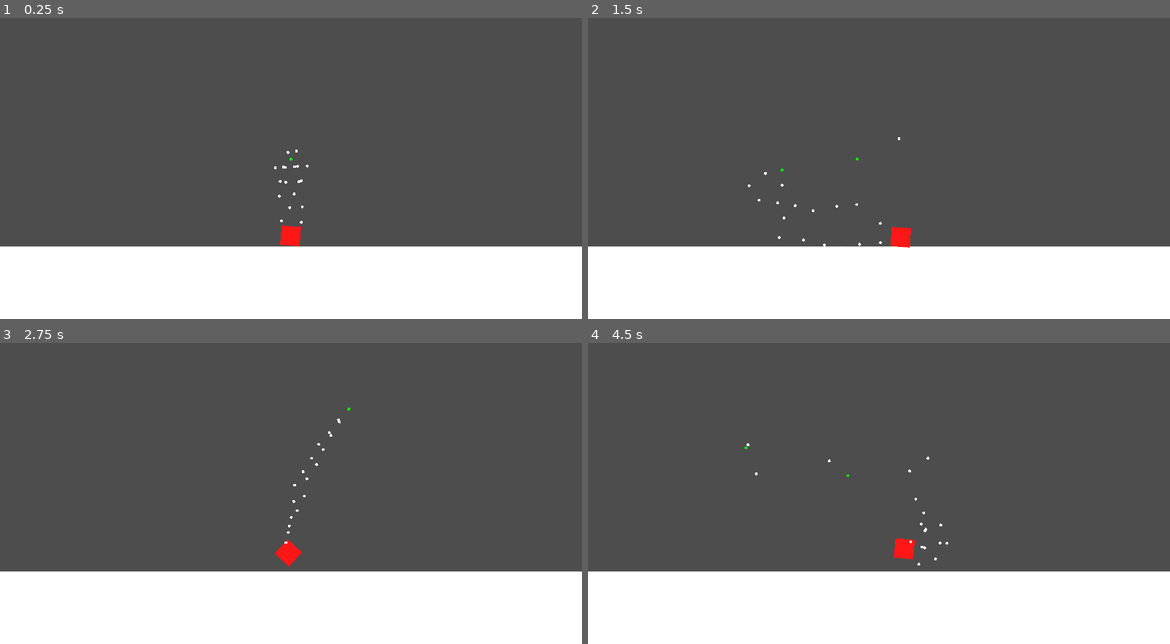
Above: before the commit, frames 1-4 (two rows, left to right).
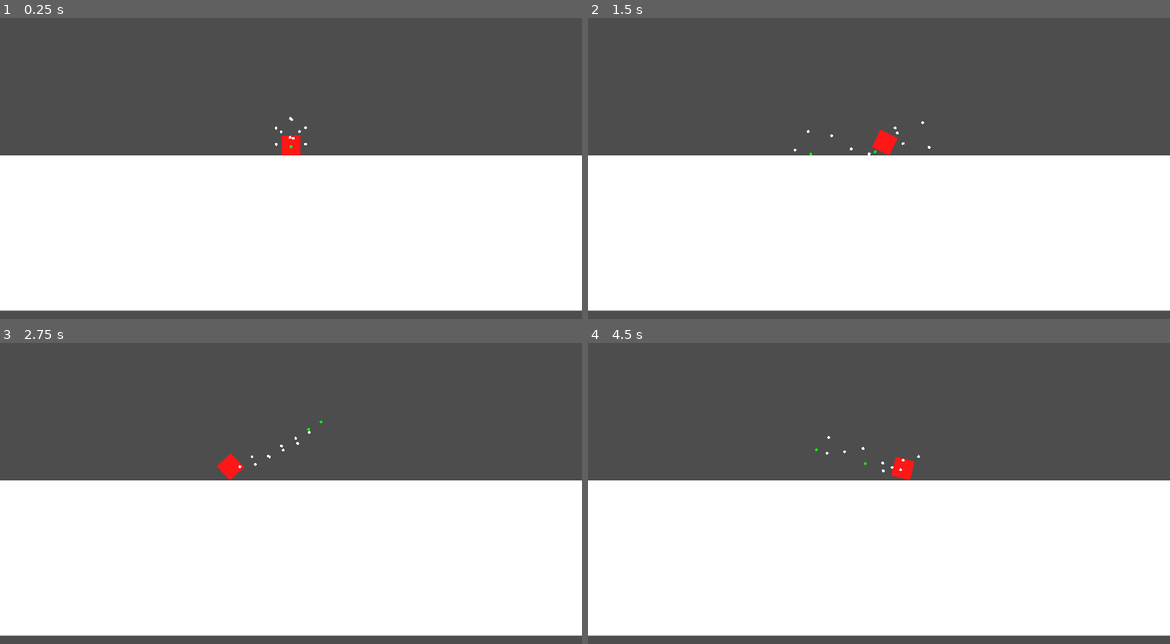
Above: after the commit, the same moments.

Repository: ZuBsPaCe/ludum-dare-55
Game: Godot game, scene res://Scenes/Game.tscn
Same seed, same stepped clock (60 frames per second), same inputs: the game is played once before the commit and once after it.
Inputs (mouse positions are in pixels of both pictures, inside the frame that each line leads up to):
- Up to frame 1 (0.25 s): no input
- Up to frame 2 (1.5 s): move the mouse to (1007, 138) at 0.52 s; click (1007, 138) at 0.6 s; move the mouse to (762, 171) at 1.27 s; right-click (762, 171) at 1.35 s
- Up to frame 3 (2.75 s): move the mouse to (349, 409) at 2.02 s; click (349, 409) at 2.1 s
- Up to frame 4 (4.5 s): move the mouse to (849, 544) at 2.77 s; right-click (849, 544) at 2.85 s; move the mouse to (1053, 529) at 3.52 s; click (1053, 529) at 3.6 s; move the mouse to (704, 430) at 4.27 s; right-click (704, 430) at 4.35 s

The runs differ from the first frame. In frame 1, 34% of the frame differs, in the area x 0-100%, y 32-100%; in frame 2, 34%; in frame 3, 34%, in the area x 0-100%, y 21-100%; in frame 4, 34%.

Commit message:
Reduced arms to 6 segments. Added Fullscreen switch

Diff:
--- a/Camera/Camera2D.gd
+++ b/Camera/Camera2D.gd
@@ -3,11 +3,27 @@
 var current_target_pos:Vector2
 
 func _process(delta):
-	var target_pos = (GlobalState.player.global_position + GlobalState.left_hand.global_position + GlobalState.right_hand.global_position) * 0.333
+	var target_pos := Vector2.ZERO
+	var pos_count := 0.0
 
-	target_pos.x = position.x
+	if GlobalState.player:
+		target_pos += GlobalState.player.global_position
+		pos_count += 1
 
-	if abs(target_pos.y - position.y) > 500.0:
-		current_target_pos = target_pos
+	if GlobalState.left_hand:
+		target_pos += GlobalState.left_hand.global_position
+		pos_count += 1
 
-	position = lerp(position, current_target_pos, 0.5)
+	if GlobalState.right_hand:
+		target_pos += GlobalState.right_hand.global_position
+		pos_count += 1
+
+	if pos_count > 0:
+		target_pos /= pos_count
+
+		target_pos.x = position.x
+
+		if abs(target_pos.y - position.y) > 500.0:
+			current_target_pos = target_pos
+
+		position = lerp(position, current_target_pos, 0.5)
--- a/Chain/Chain.tscn
+++ b/Chain/Chain.tscn
@@ -11,7 +11,7 @@
 script = ExtResource("1_pjiww")
 
 [node name="ChainBody" type="RigidBody2D" parent="."]
-position = Vector2(0, -147)
+position = Vector2(0, -100)
 collision_layer = 2
 mass = 0.01
 script = ExtResource("2_7i2jm")
--- /dev/null
+++ b/Game/Game.gd
@@ -0,0 +1,15 @@
+extends Node2D
+
+
+
+func _ready():
+	Input.mouse_mode = Input.MOUSE_MODE_CONFINED
+
+
+func _process(delta):
+	if OS.get_name() != "Web":
+		if Input.is_action_just_pressed("ToggleFullscreen"):
+			if DisplayServer.window_get_mode() != DisplayServer.WINDOW_MODE_FULLSCREEN:
+				DisplayServer.window_set_mode(DisplayServer.WINDOW_MODE_FULLSCREEN)
+			else:
+				DisplayServer.window_set_mode(DisplayServer.WINDOW_MODE_WINDOWED)
--- a/Player/Player.gd
+++ b/Player/Player.gd
@@ -4,12 +4,13 @@
 
 
 
-const DEFAULT_SOFTNESS := 0.0
+const DEFAULT_SOFTNESS := 5.0
 const HOLD_SOFTNESS := 0.0
 
 const FIRST_CHAIN_OFFSET_LEFT := Vector2(-50.0, 0.0)
 const FIRST_CHAIN_OFFSET_RIGHT := Vector2(50.0, 0.0)
-const DEFAULT_BODY_OFFSET := Vector2(0.0, -100.0)
+
+const MAX_REACH := 620.0
 
 class ArmInfo:
 	var hold_pos: Vector2
@@ -17,13 +18,17 @@
 	var joints := []
 	var bodies := []
 	var player: RigidBody2D
-	var chain: RigidBody2D
+	var hand: RigidBody2D
+
+	var shoulder_joint: PinJoint2D
 
 	func init():
-		chain = bodies.back()
-		chain.gravity_scale = 0.0
-		chain.mass = 0.5
-		chain.modulate = Color.GREEN
+		hand = bodies.back()
+		hand.gravity_scale = 0.0
+		hand.mass = 0.5
+		hand.modulate = Color.GREEN
+
+		shoulder_joint = joints.front()
 
 		for joint in joints:
 			joint.softness = DEFAULT_SOFTNESS
@@ -34,23 +39,22 @@
 
 
 func _ready():
+	GlobalState.player = self
+
 	left_arm.player = self
-	add_chain(self, true, 10, FIRST_CHAIN_OFFSET_LEFT, DEFAULT_BODY_OFFSET, left_arm.joints, left_arm.bodies)
+	add_chain(self, true, 6, FIRST_CHAIN_OFFSET_LEFT, left_arm.joints, left_arm.bodies)
 	left_arm.init()
+	GlobalState.left_hand = left_arm.hand
 
 	right_arm.player = self
-	add_chain(self, true, 10, FIRST_CHAIN_OFFSET_RIGHT, DEFAULT_BODY_OFFSET, right_arm.joints, right_arm.bodies)
+	add_chain(self, true, 6, FIRST_CHAIN_OFFSET_RIGHT, right_arm.joints, right_arm.bodies)
 	right_arm.init()
-
-	GlobalState.player = self
-	GlobalState.left_hand = left_arm.chain
-	GlobalState.right_hand = right_arm.chain
+	GlobalState.right_hand = right_arm.hand
 
 
 func _physics_process(delta):
 	_process_arm(delta, left_arm, "HoldLeft")
 	_process_arm(delta, right_arm, "HoldRight")
-	pass
 
 
 static func _process_arm(
@@ -60,19 +64,19 @@
 
 
 	if Input.is_action_just_pressed(hold_action):
-		arm.hold_pos = arm.chain.global_position
+		arm.hold_pos = arm.hand.global_position
 
 		for joint in arm.joints:
 			joint.softness = HOLD_SOFTNESS
 
-		var summed_dist := 0.0
-		for i in range(arm.bodies.size() - 1):
-			summed_dist += (arm.bodies[i].global_position - arm.bodies[i + 1].global_position).length()
-
-		print(summed_dist)
-		if summed_dist > 1330:
-			var offset = arm.chain.global_position - arm.player.global_position
-			arm.player.apply_central_impulse(offset.normalized() * 1000)
+		#var summed_dist := 0.0
+		#for i in range(arm.bodies.size() - 1):
+			#summed_dist += (arm.bodies[i].global_position - arm.bodies[i + 1].global_position).length()
+		#
+		#print(summed_dist)
+		#if summed_dist > 1330:
+		var offset = arm.joints[1].global_position - arm.joints[0].global_position
+		arm.player.apply_central_impulse(offset.normalized() * 500)
 
 	elif Input.is_action_just_released(hold_action):
 		for joint in arm.joints:
@@ -83,34 +87,32 @@
 	var target_pos: Vector2
 	if Input.is_action_pressed(hold_action):
 		target_pos = arm.hold_pos
-		impulse = (target_pos - arm.chain.global_position) * 50.0
-		arm.chain.set_fixed_velocity(impulse)
-		arm.chain.gravity_scale = 0.0
+		impulse = (target_pos - arm.hand.global_position) * 50.0
+		arm.hand.set_fixed_velocity(impulse)
+		arm.hand.gravity_scale = 0.0
 
 		var push = Input.get_last_mouse_velocity().x
 		push = clampf(push, -100, 100)
-		arm.player.apply_central_impulse(Vector2.RIGHT * push * 0.1)
+		arm.player.apply_central_impulse(Vector2.RIGHT * push * 0.05)
 
 	else:
 		target_pos = arm.player.get_global_mouse_position()
 
-		var offset = target_pos - arm.player.global_position
+		var offset = target_pos - arm.shoulder_joint.global_position
 
 		#print(offset.length())
-		offset = offset.limit_length(1480)
-		target_pos = arm.player.global_position + offset
+		offset = offset.limit_length(MAX_REACH)
+		target_pos = arm.shoulder_joint.global_position + offset
 
-		impulse = (target_pos - arm.chain.global_position) * 10.0
+		impulse = (target_pos - arm.hand.global_position) * 10.0
 
-		arm.chain.set_fixed_velocity(impulse)
-		arm.chain.gravity_scale = 0.0
+		arm.hand.set_fixed_velocity(impulse)
+		arm.hand.gravity_scale = 0.0
 
 
-func add_chain(parent: Node2D, first: bool, count: int, chain_offset: Vector2, body_offset: Vector2, joint_list: Array, body_list: Array):
+func add_chain(parent: Node2D, first: bool, count: int, chain_offset: Vector2, joint_list: Array, body_list: Array):
 	var chain:Node2D = chain_scene.instantiate()
 	var body:Node2D = chain.get_node("ChainBody")
-
-	body.position = body_offset
 
 	if first:
 		chain.position = chain_offset
@@ -121,4 +123,4 @@
 	body_list.append(body)
 
 	if count > 1:
-		add_chain(body, false, count - 1, chain_offset, body_offset, joint_list, body_list)
+		add_chain(body, false, count - 1, chain_offset, joint_list, body_list)
--- a/Scenes/Game.tscn
+++ b/Scenes/Game.tscn
@@ -1,9 +1,11 @@
-[gd_scene load_steps=3 format=3 uid="uid://b5j25hdsfu8hf"]
+[gd_scene load_steps=4 format=3 uid="uid://b5j25hdsfu8hf"]
 
+[ext_resource type="Script" path="res://Game/Game.gd" id="1_a8kk8"]
 [ext_resource type="Script" path="res://Camera/Camera2D.gd" id="1_mlqjk"]
 [ext_resource type="PackedScene" uid="uid://7xhhshn0ev2o" path="res://Player/Player.tscn" id="1_sk4w4"]
 
 [node name="Game" type="Node2D"]
+script = ExtResource("1_a8kk8")
 
 [node name="Camera2D" type="Camera2D" parent="."]
 position = Vector2(0, -768)
--- a/project.godot
+++ b/project.godot
@@ -39,6 +39,11 @@
 "events": [Object(InputEventMouseButton,"resource_local_to_scene":false,"resource_name":"","device":-1,"window_id":0,"a …(253 unchanged characters)…
 ]
 }
+ToggleFullscreen={
+"deadzone": 0.5,
+"events": [Object(InputEventKey,"resource_local_to_scene":false,"resource_name":"","device":-1,"window_id":0,"alt_pressed":true,"shift_pressed":false,"ctrl_pressed":false,"meta_pressed":false,"pressed":false,"keycode":0,"physical_keycode":4194309,"key_label":0,"unicode":0,"echo":false,"script":null)
+]
+}
 
 [physics]
 
